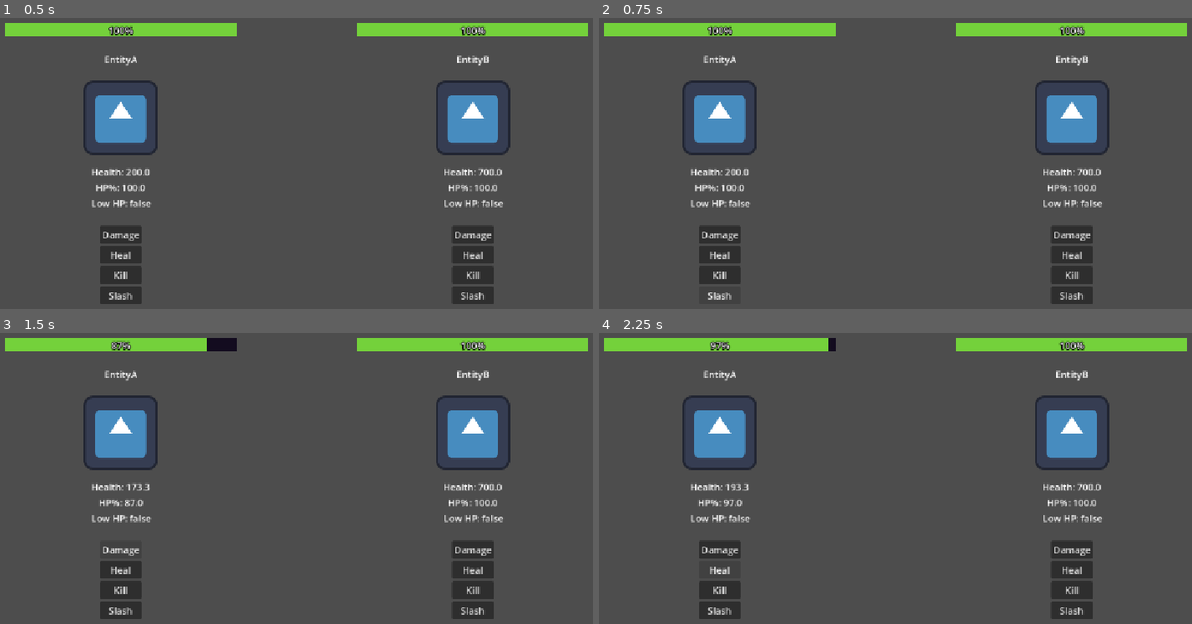
Above: before the commit, frames 1-4 (two rows, left to right).
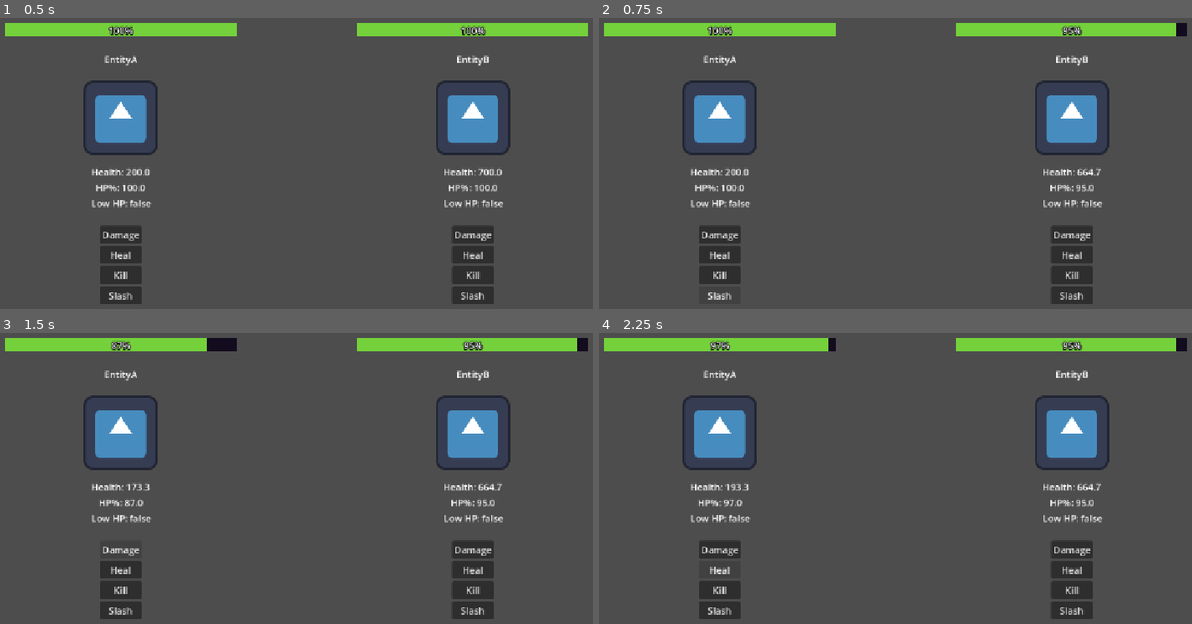
Above: after the commit, the same moments.

Repository: vexushi/vexushi-stats-system
Game: Godot game, scene res://debug/debug.tscn
Two runs of this game, one before a commit and one after it. Both use one fixed random seed, a clock stepped at 60 frames per second and the inputs below. The engine's default icon, where the game draws it, is replaced by a stand-in: a white triangle on a blue panel in a dark square.
Inputs:
- Up to frame 1 (0.5 s): no input
- Up to frame 2 (0.75 s): click "Slash" at 0.5 s
- Up to frame 3 (1.5 s): click "Damage" at 1.25 s
- Up to frame 4 (2.25 s): click "Heal" at 2 s

Frame 1 is identical in both runs. In frame 2, 0.4% of the frame differs, in the area x 75-100%, y 1-60%; in frame 3, 0.4%; in frame 4, 0.4%.
Error before the commit: Invalid call. Nonexistent function 'decrease_health' in base 'Nil'. (res://attack/attack_component.gd:26)

Commit message:
Revert "chore: moved attack_target from entity to AttackComponent"
This reverts commit 40a00298ede701d6981456159489e823c117402e.

revert last commit

Diff:
--- a/attack/attack_component.gd
+++ b/attack/attack_component.gd
@@ -3,7 +3,6 @@
 class_name AttackComponent
 extends Node
 
-@export var attack_target: HealthComponent
 @export var moveset: Array[Moves] = []
 
 signal attacked(move: Moves)
--- a/debug/debug.tscn
+++ b/debug/debug.tscn
@@ -32,11 +32,12 @@
 [node name="Camera2D" type="Camera2D" parent="." unique_id=2111388713]
 anchor_mode = 0
 
-[node name="EntityA" parent="." unique_id=1472110959 node_paths=PackedStringArray("health_bar", "health_component", "attack_component") instance=ExtResource("1_ifkhq")]
+[node name="EntityA" parent="." unique_id=1472110959 node_paths=PackedStringArray("health_bar", "health_component", "attack_component", "attack_target") instance=ExtResource("1_ifkhq")]
 position = Vector2(266, 232)
 health_bar = NodePath("HealthBar")
 health_component = NodePath("HealthComponent")
 attack_component = NodePath("AttackComponent")
+attack_target = NodePath("../EntityB/HealthComponent")
 
 [node name="StatsComponent" type="Node" parent="EntityA" unique_id=1136467292]
 script = ExtResource("2_nlbt3")
--- a/entities/entity.gd
+++ b/entities/entity.gd
@@ -10,6 +10,8 @@
 @export var health_bar: ProgressBar
 @export var health_component: HealthComponent = null
 @export var attack_component: AttackComponent = null
+
+@export var attack_target: HealthComponent
 
 # Called when the node enters the scene tree for the first time.
 func _ready() -> void:
@@ -76,5 +78,5 @@
 			if move.name == "Slash":
 				move_id = i
 			i += 1
-		attack_component.send_attack(attack_component.attack_target, attack_component.moveset[move_id])
+		attack_component.send_attack(attack_target, attack_component.moveset[move_id])
 	pass # Replace with function body.
